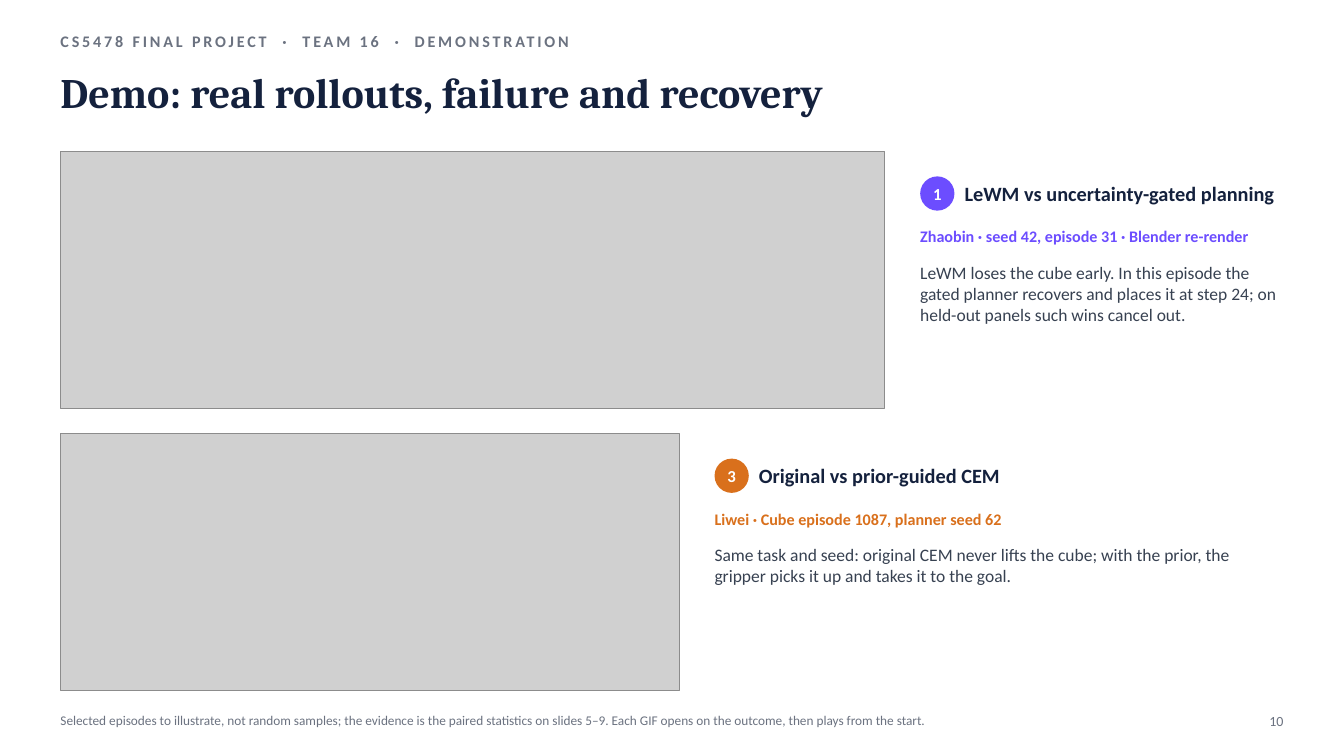
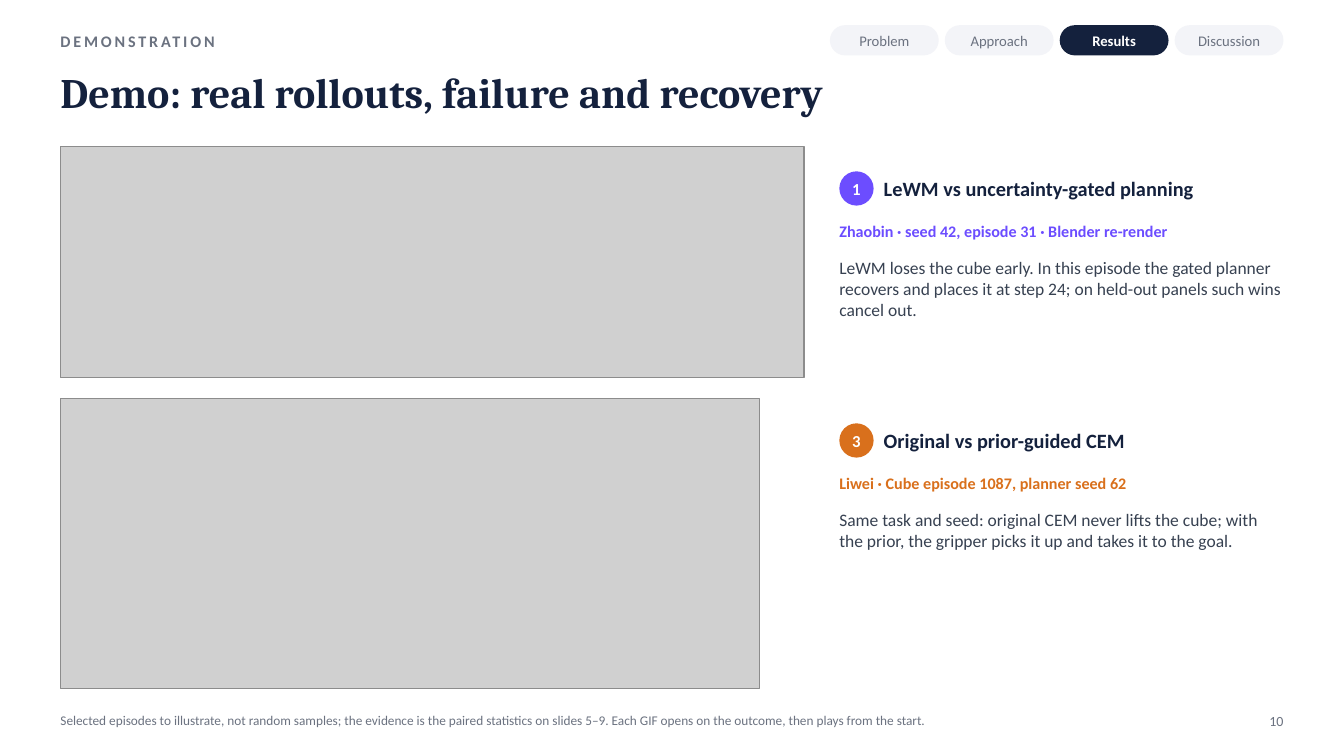
Before and after one commit to JaspinXu/uncertainty-aware-lewm, a slide deck: slide 10 of report/slides/CS5478_final_presentation.pptx. Drawn at 1344x756 pixels with LibreOffice and Linux fonts; fonts in the diff are those of the drawing; grey boxes stand for pictures. Boxes give left, top, right and bottom in pixels: in the first picture for what was removed or moved away, otherwise in the second. Text is boxed around its words. In the diff, an @@ line names an element or a change of style, - is before the commit and + after.

```diff
--- a/report/slides/CS5478_final_presentation.pptx
+++ b/report/slides/CS5478_final_presentation.pptx
@@ text removed at [60, 27, 1170, 55] @@
-CS5478 FINAL PROJECT · TEAM 16 · DEMONSTRATION
@@ text added at [60, 27, 807, 55], 11.5 pt, text #6B7280, bold @@
+DEMONSTRATION
@@ rounded rectangle added at [830, 25, 939, 55], fill #F3F4F8, 10.5 pt, text #6B7280 @@
+Problem
@@ rounded rectangle added at [945, 25, 1054, 55], fill #F3F4F8, 10.5 pt, text #6B7280 @@
+Approach
@@ rounded rectangle added at [1060, 25, 1169, 55], fill #14213D, 10.5 pt, text #FFFFFF, bold @@
+Results
@@ rounded rectangle added at [1175, 25, 1284, 55], fill #F3F4F8, 10.5 pt, text #6B7280 @@
+Discussion
@@ picture: place and size @@
-picture at [60, 151, 885, 408]
+picture at [60, 146, 805, 378]
@@ ellipse "1": place and size @@
-ellipse "1" at [921, 176, 955, 211]
+ellipse "1" at [840, 171, 874, 206]
@@ text "LeWM vs uncertainty-gated planning": place and size @@
-text "LeWM vs uncertainty-gated planning" at [965, 186, 1274, 205]
+text "LeWM vs uncertainty-gated planning" at [884, 181, 1193, 200]
@@ text "Zhaobin · seed 42, episode ...": place and size @@
-text "Zhaobin · seed 42, episode ..." at [920, 230, 1248, 245]
+text "Zhaobin · seed 42, episode ..." at [839, 225, 1167, 240]
@@ text "LeWM loses the cube early. ..." rewrapped from [920, 267, 1276, 324] to [839, 262, 1281, 316] @@
@@ picture: place and size @@
-picture at [60, 434, 680, 691]
+picture at [60, 398, 759, 689]
@@ text "Original vs prior-guided CEM": place and size @@
-text "Original vs prior-guided CEM" at [759, 468, 999, 487]
+text "Original vs prior-guided CEM" at [884, 433, 1124, 452]
@@ ellipse "3": place and size @@
-ellipse "3" at [715, 459, 749, 493]
+ellipse "3" at [840, 423, 874, 458]
@@ text "Liwei · Cube episode 1087, ...": place and size @@
-text "Liwei · Cube episode 1087, ..." at [715, 513, 1001, 528]
+text "Liwei · Cube episode 1087, ..." at [839, 477, 1126, 492]
@@ text "Same task and seed: original ..." rewrapped from [715, 549, 1230, 585] to [839, 514, 1258, 550] @@
```
Also in this commit, not shown: 11 other slides changed, 2 slides added, 1 slide removed, 2 other files.
